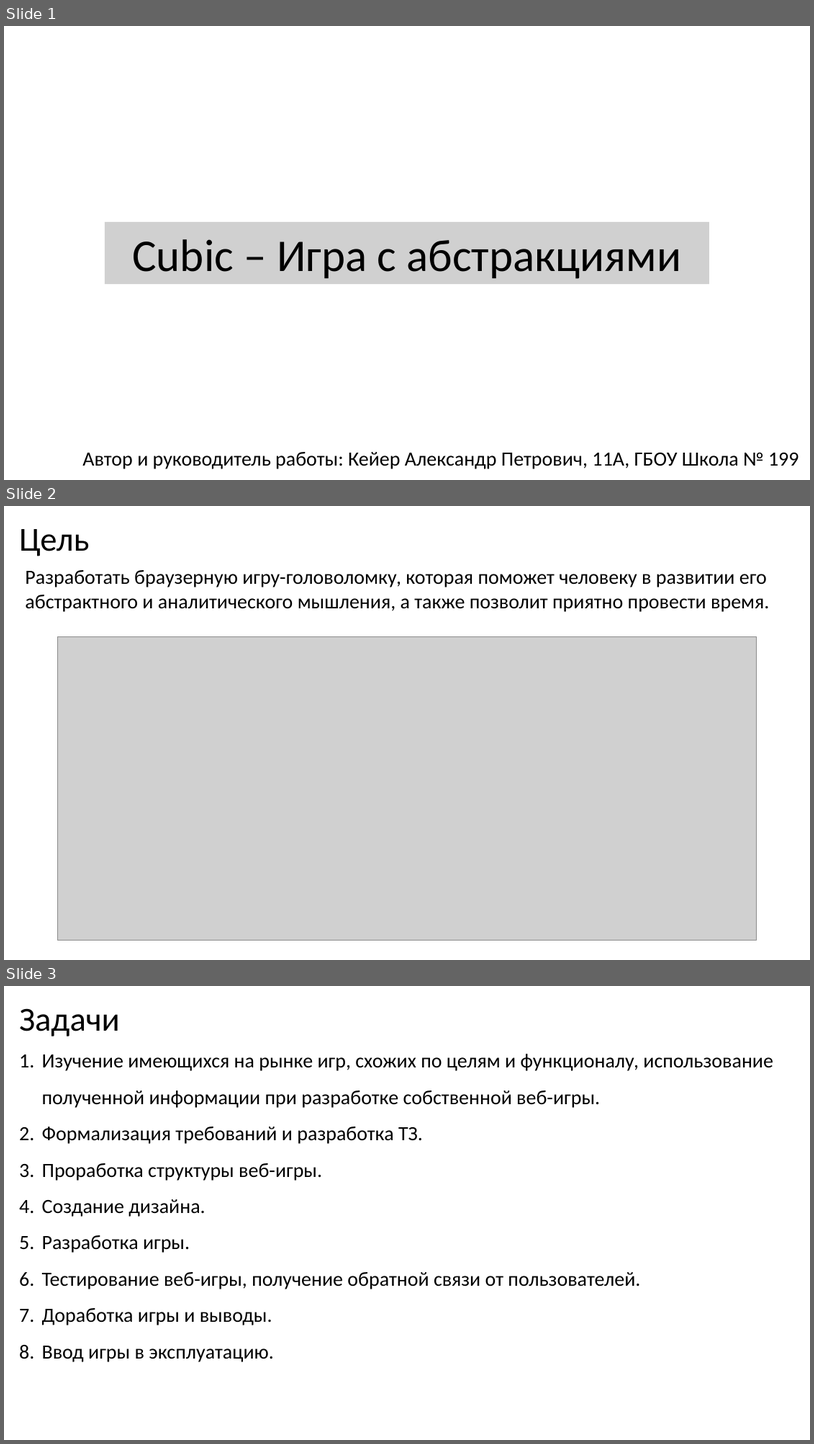
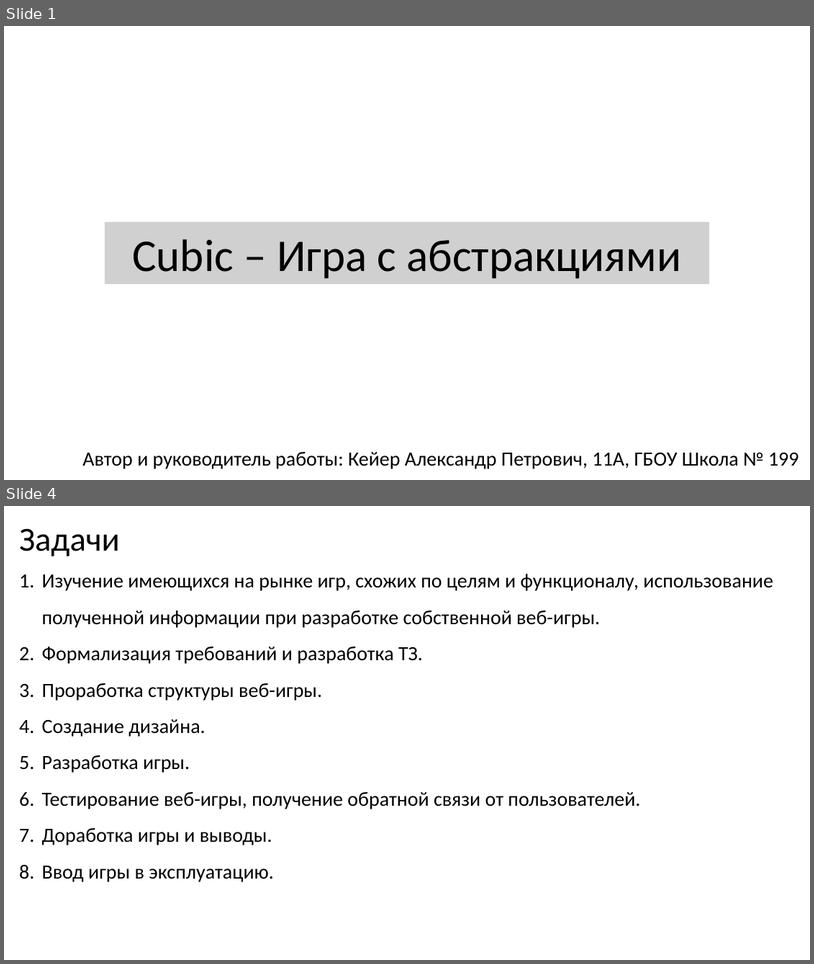
Before and after one commit to sanyuchilas/cubic, a slide deck: docs/Cubic_Мультимедийная презентация.pptx. Shown one above the other, each under a label of ours: slides 1, 2 and 3 before the commit, slides 1 and 4 after it; the slides between them are not shown. The pictures are 814x1444 and 814x964 pixels, drawn with LibreOffice and Linux fonts; fonts in the diff are those of the drawing; grey boxes stand for pictures; background and template pictures are left out. Boxes give left, top, right and bottom in pixels: in the first picture for what was removed or moved away, otherwise in the second. Text is boxed around its words. In the diff, an @@ line names an element or a change of style, - is before the commit and + after.

```diff
--- a/docs/Cubic_Мультимедийная презентация.pptx
+++ b/docs/Cubic_Мультимедийная презентация.pptx
@@ slide 2 removed at (4,506,810,960), background #FFFFFF @@
@@ text removed at (19,529,89,556) @@
-Цель
@@ text removed at (25,570,769,612) @@
-Разработать браузерную игру-головоломку, которая поможет человеку в развитии его абстрактного и аналитического мышления, а также позволит приятно провести время.
@@ picture removed at (57,636,756,939) @@
@@ what was slide 3 is now slide 4 @@
```
Also in this commit, not shown: 2 slides added, 1 other file.
